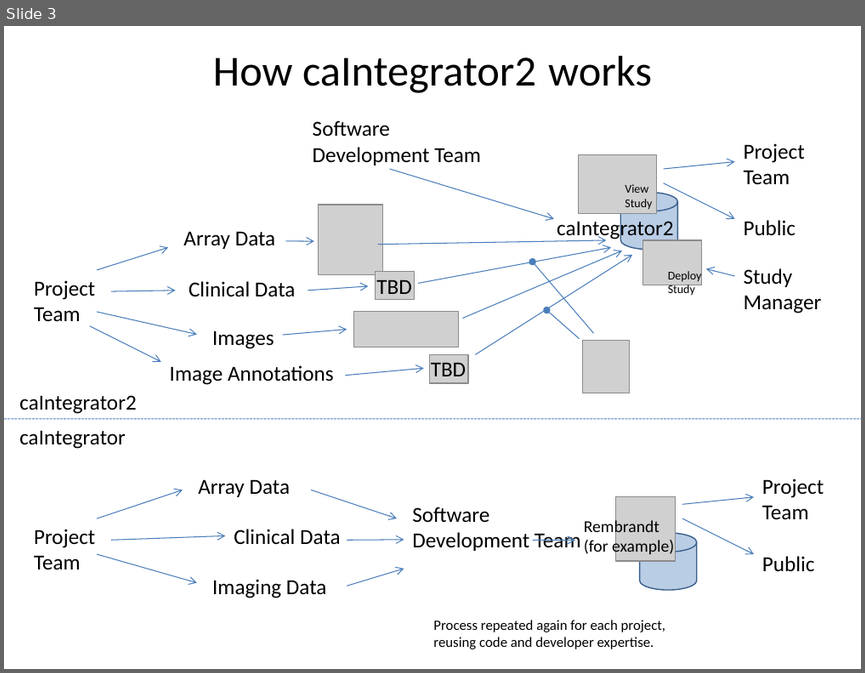
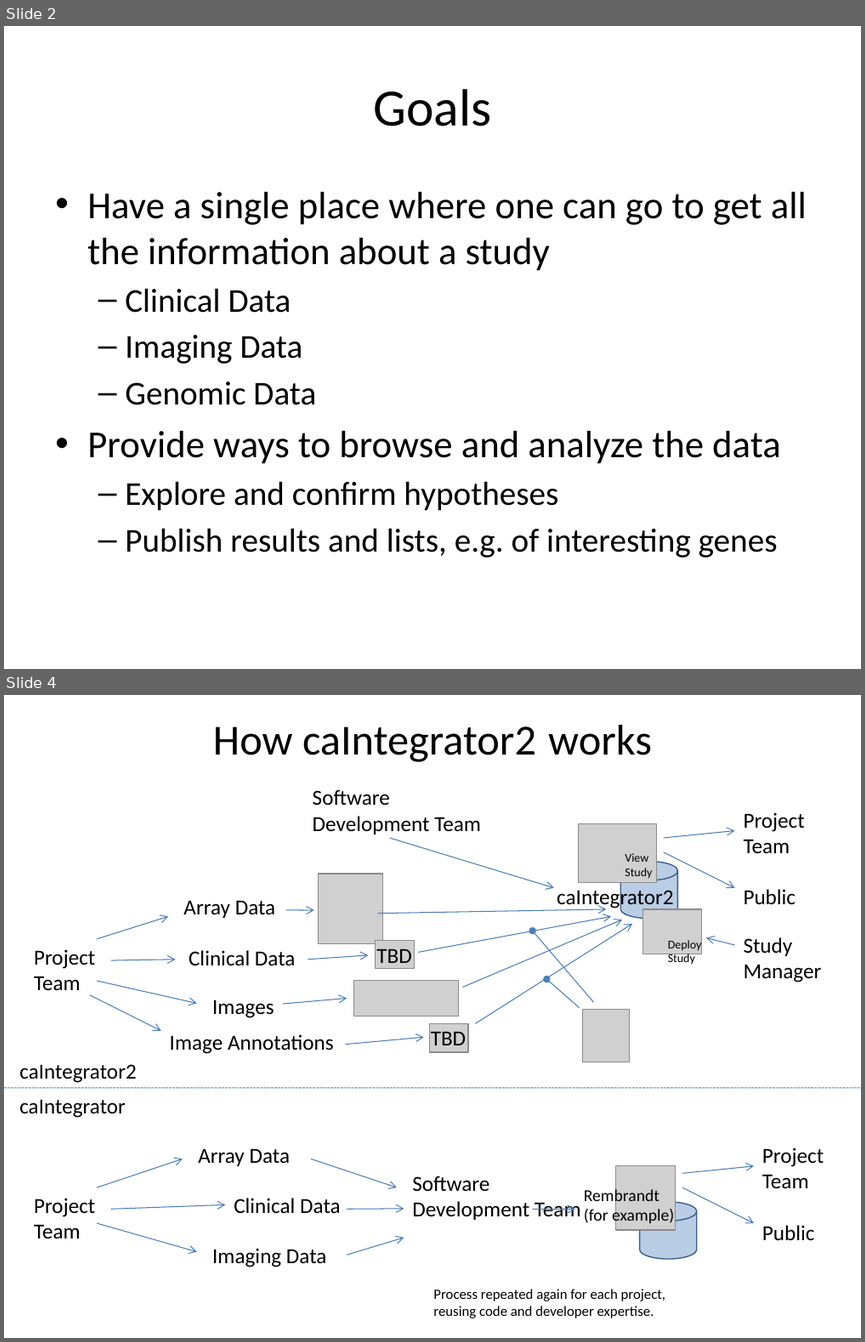
Before and after one commit to NCIP/caintegrator, a slide deck: docs/project_management/external_meetings/ICR Workspace Mtg Sept 2008 Slides.pptx. Shown one above the other, each under a label of ours: slide 3 before the commit, slides 2 and 4 after it; the slides between them are not shown. The pictures are 865x673 and 865x1342 pixels, drawn with LibreOffice and Linux fonts; fonts in the diff are those of the drawing; grey boxes stand for pictures. Boxes give left, top, right and bottom in pixels: in the first picture for what was removed or moved away, otherwise in the second. Text is boxed around its words. In the diff, an @@ line names an element or a change of style, - is before the commit and + after.

```diff
--- a/docs/project_management/external_meetings/ICR Workspace Mtg Sept 2008 Slides.pptx
+++ b/docs/project_management/external_meetings/ICR Workspace Mtg Sept 2008 Slides.pptx
@@ slide 2 added at (x1=4, y1=26, x2=861, y2=669), background #FFFFFF @@
@@ title added at (x1=373, y1=89, x2=491, y2=126), 44 pt, text #000000 @@
+Goals
@@ text added at (x1=87, y1=192, x2=806, y2=557), 28 pt, text #000000 @@
+• Have a single place where one can go to get all the information about a study
+  – Clinical Data
+  – Imaging Data
+  – Genomic Data
+• Provide ways to browse and analyze the data
+  – Explore and confirm hypotheses
+  – Publish results and lists, e.g. of interesting genes
@@ what was slide 3 is now slide 4 @@
```
Also in this commit, not shown: 2 slides changed.
